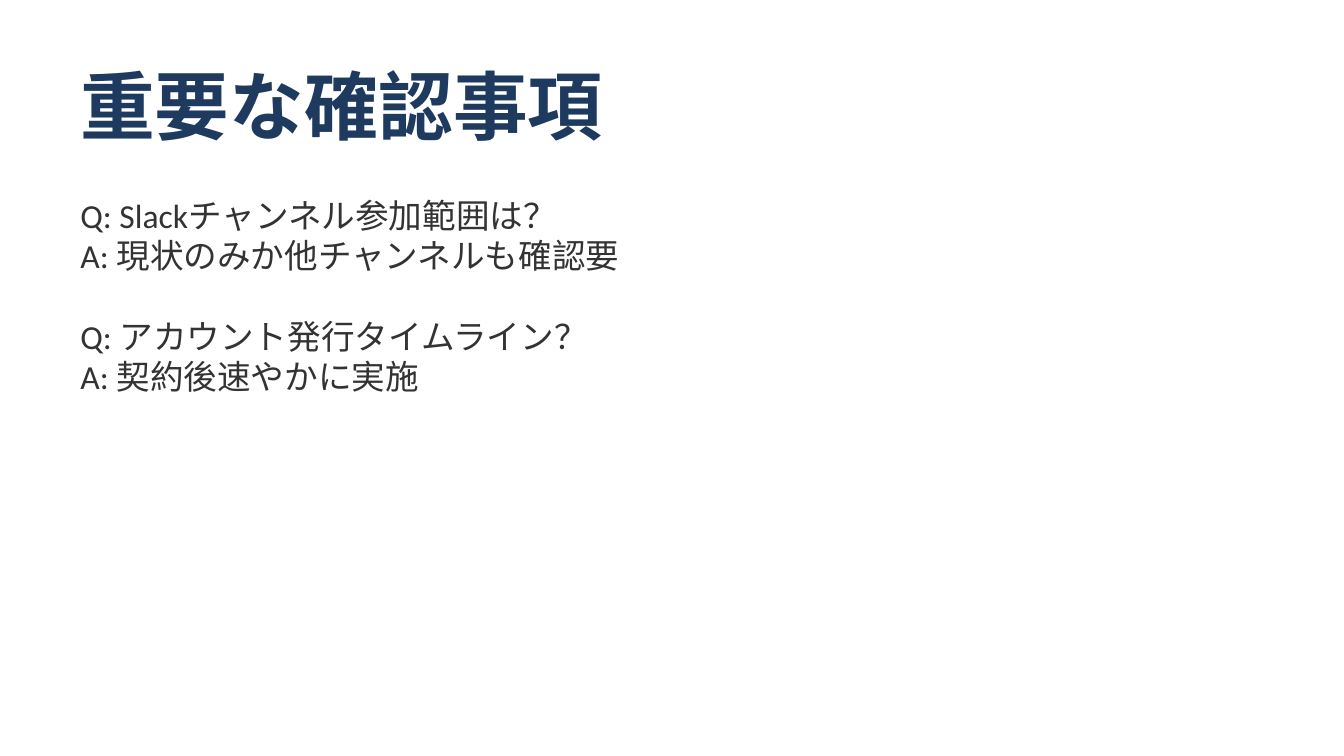
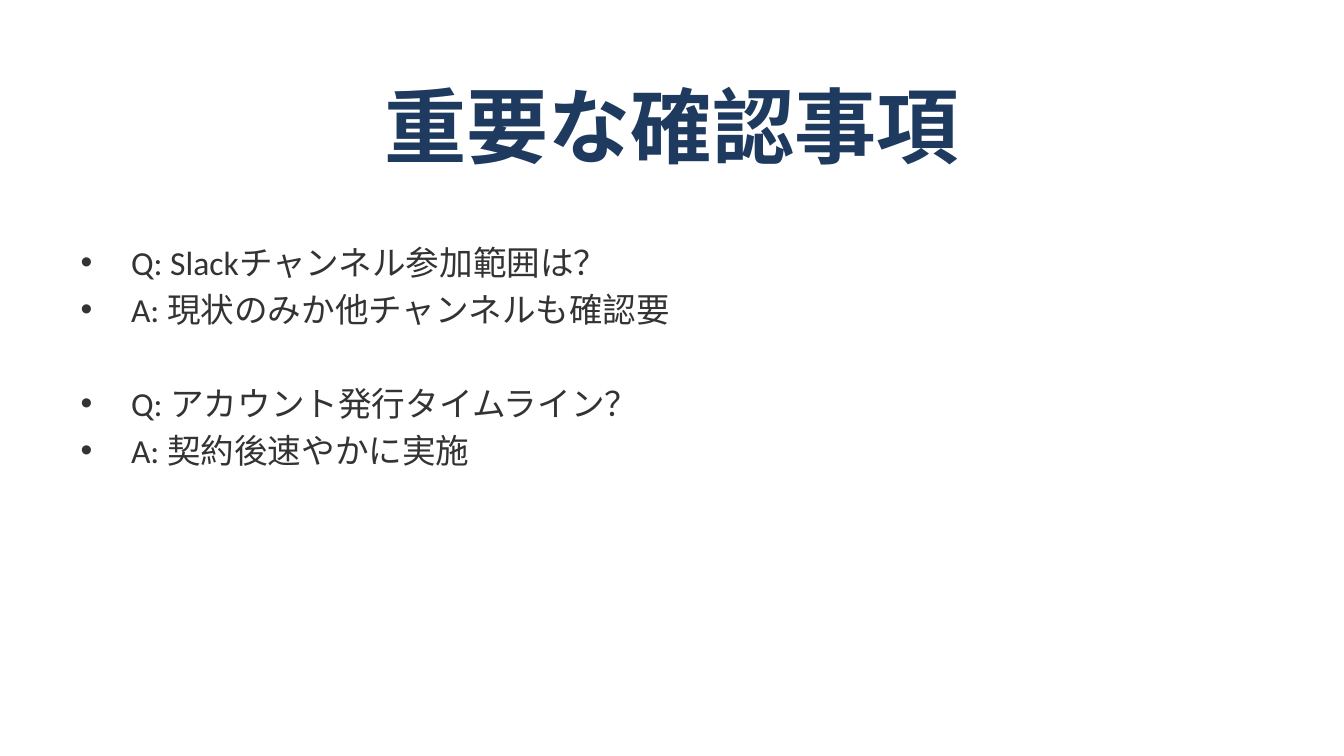
Before and after one commit to shoichitsuno-collab/MySpace_Shoichi-Tsuno, a slide deck: slide 12 of 匠技研工業プロジェクト_オンボーディング計画.pptx. Drawn at 1344x756 pixels with LibreOffice and Linux fonts; fonts in the diff are those of the drawing. Boxes give left, top, right and bottom in pixels: in the first picture for what was removed or moved away, otherwise in the second. Text is boxed around its words. In the diff, an @@ line names an element or a change of style, - is before the commit and + after.

```diff
--- a/匠技研工業プロジェクト_オンボーディング計画.pptx
+++ b/匠技研工業プロジェクト_オンボーディング計画.pptx
@@ title "重要な確認事項" moved from (x1=80, y1=70, x2=602, y2=141) to (x1=384, y1=87, x2=959, y2=165) @@
@@ title "重要な確認事項" at (x1=384, y1=87, x2=959, y2=165): size 40 to 44 pt; alignment left to centre; vertical alignment top to middle @@
@@ text at (x1=131, y1=248, x2=670, y2=466): text changed @@
-Q: Slackチャンネル参加範囲は？
-A: 現状のみか他チャンネルも確認要
-Q: アカウント発行タイムライン？
-A: 契約後速やかに実施
+• Q: Slackチャンネル参加範囲は？
+• A: 現状のみか他チャンネルも確認要
+• Q: アカウント発行タイムライン？
+• A: 契約後速やかに実施
```
Also in this commit, not shown: 13 other slides changed.
